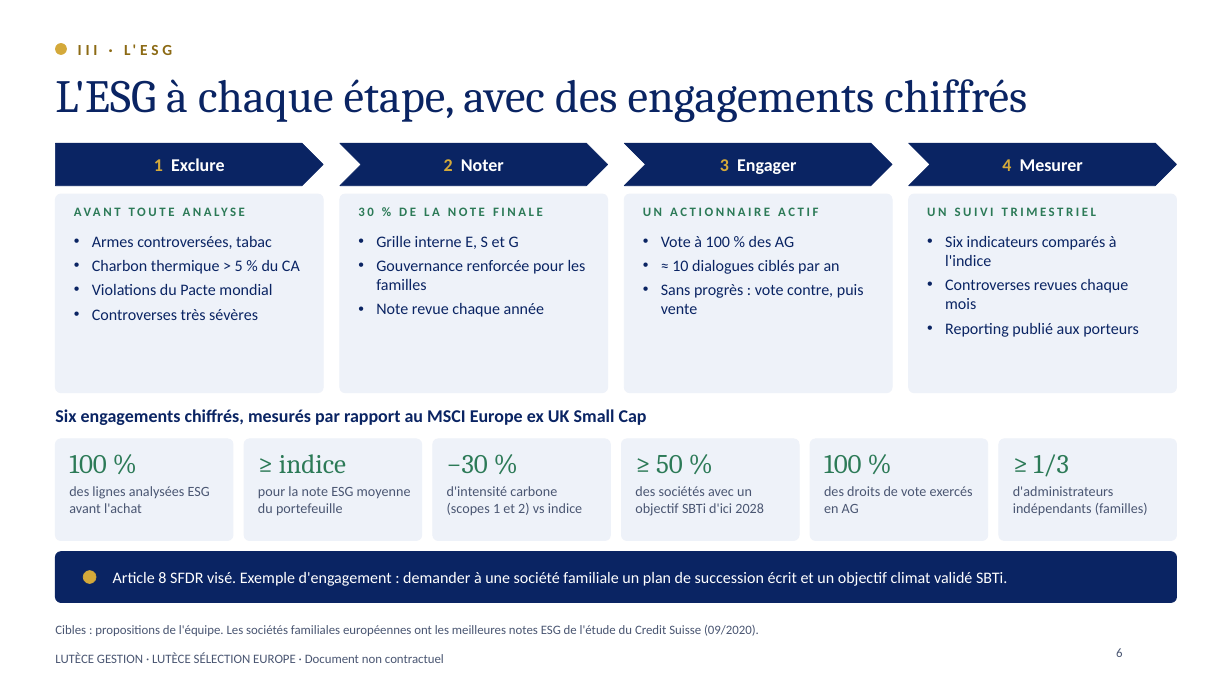
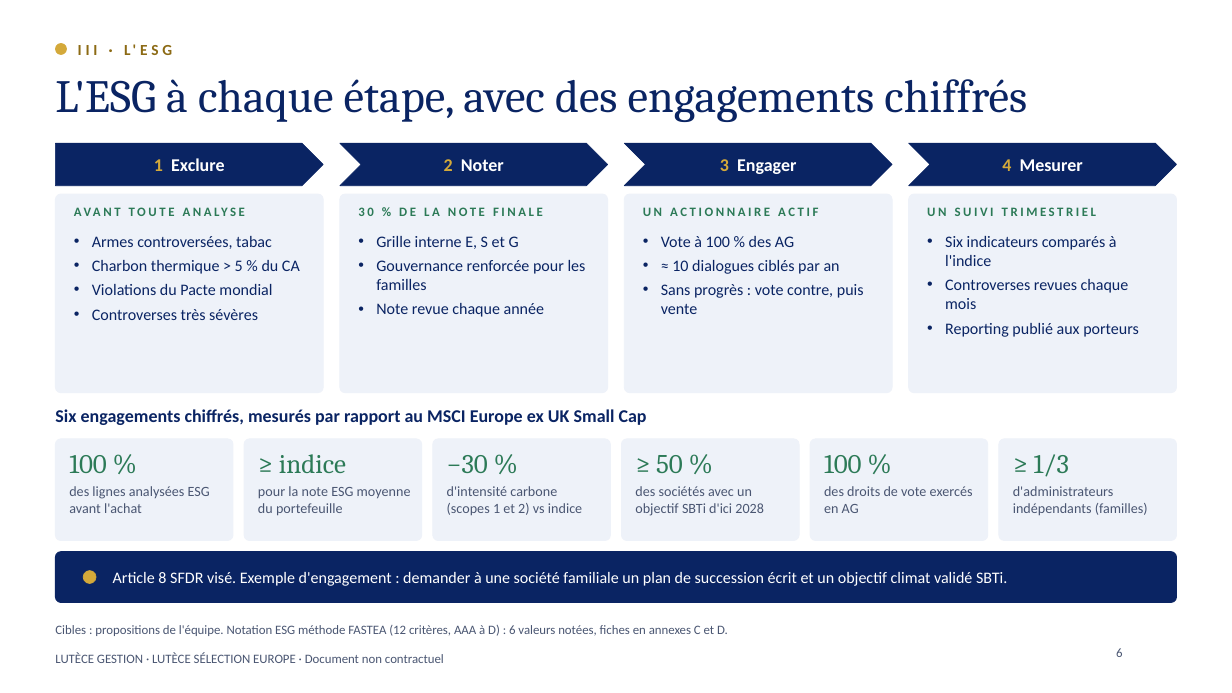
Before and after one commit to charlesarthurfrancois-sys/ponytail, a slide deck: slide 6 of student-challenge/Lutece_Selection_Europe_Student_Challenge.pptx. Drawn at 1232x693 pixels with LibreOffice and Linux fonts; fonts in the diff are those of the drawing; background and template pictures are left out. Boxes give left, top, right and bottom in pixels: in the first picture for what was removed or moved away, otherwise in the second. Text is boxed around its words. In the diff, an @@ line names an element or a change of style, - is before the commit and + after.

```diff
--- a/student-challenge/Lutece_Selection_Europe_Student_Challenge.pptx
+++ b/student-challenge/Lutece_Selection_Europe_Student_Challenge.pptx
@@ text at (55, 625, 728, 636): text changed @@
-Cibles : propositions de l'équipe. Les sociétés familiales européennes ont les meilleures notes ESG de l'étude du Credit Suisse (09/2020).
+Cibles : propositions de l'équipe. Notation ESG méthode FASTEA (12 critères, AAA à D) : 6 valeurs notées, fiches en annexes C et D.
```
Also in this commit, not shown: 7 other slides changed, 6 slides added, 1 other file.
